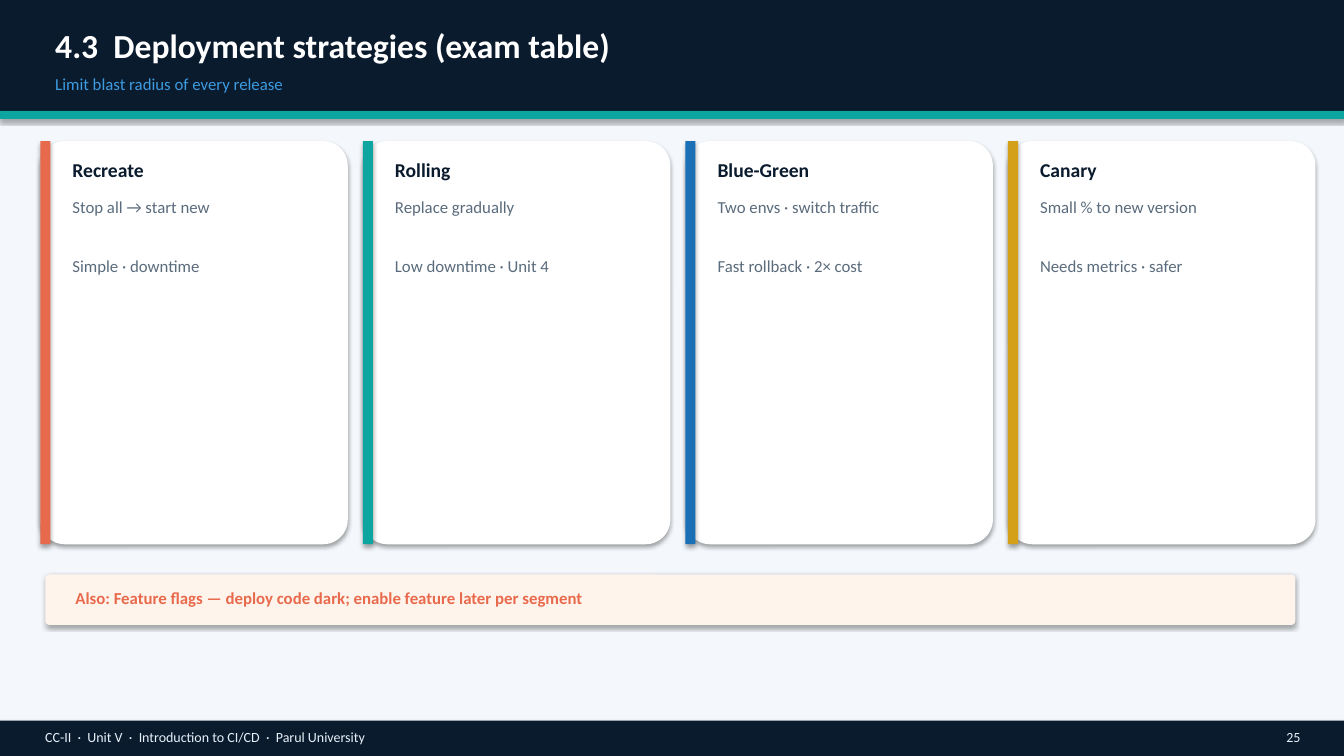
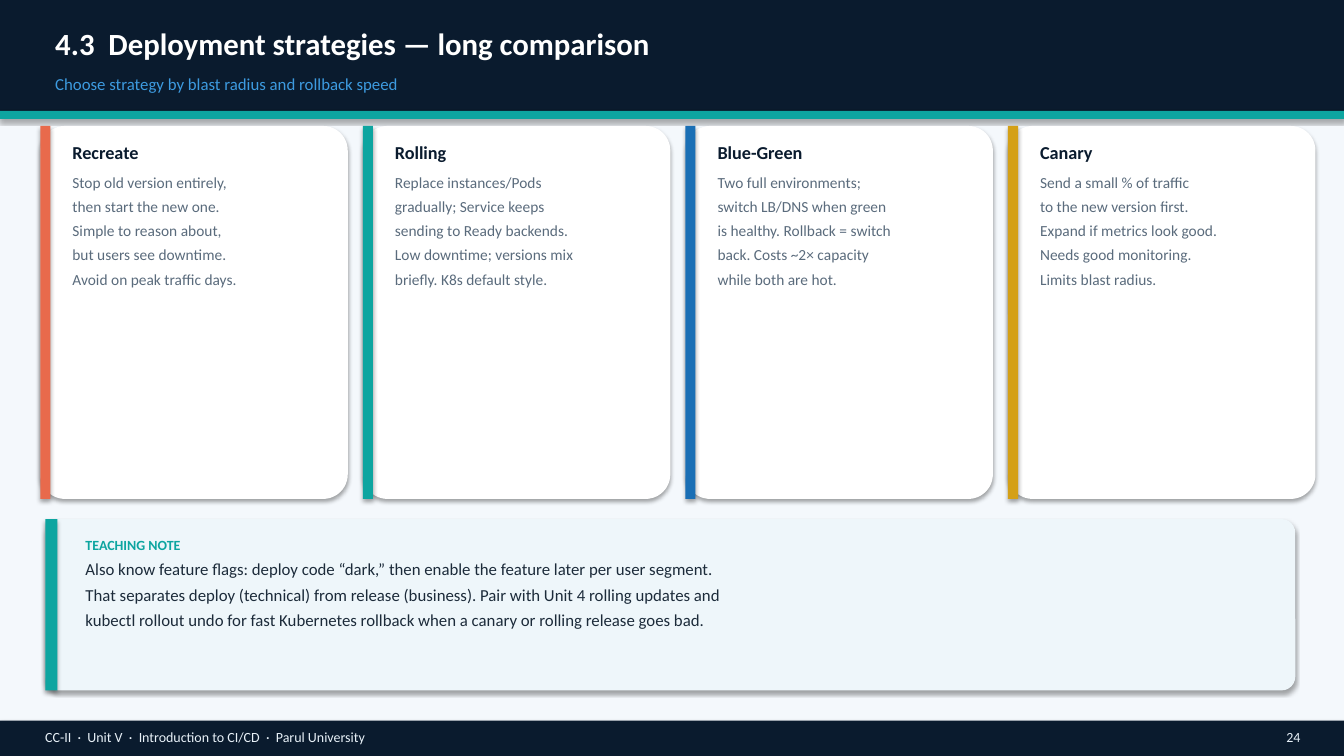
Before and after one commit to professorbhakta/cloud-II, a slide deck: slide 24 of ppt/CC-II-Unit-V-Introduction-to-CI-CD.pptx (slide 25 before the commit). Drawn at 1344x756 pixels with LibreOffice and Linux fonts; fonts in the diff are those of the drawing. Boxes give left, top, right and bottom in pixels: in the first picture for what was removed or moved away, otherwise in the second. Text is boxed around its words. In the diff, an @@ line names an element or a change of style, - is before the commit and + after.

```diff
--- a/ppt/CC-II-Unit-V-Introduction-to-CI-CD.pptx
+++ b/ppt/CC-II-Unit-V-Introduction-to-CI-CD.pptx
@@ text at bbox=[55, 33, 650, 61]: text changed; size 24 to 22 pt @@
-4.3 Deployment strategies (exam table)
+4.3 Deployment strategies — long comparison
@@ text at bbox=[55, 78, 398, 93]: text changed @@
-Limit blast radius of every release
+Choose strategy by blast radius and rollback speed
@@ rounded rectangle: place and size @@
-rounded rectangle at bbox=[40, 141, 348, 544]
+rounded rectangle at bbox=[40, 126, 348, 499]
@@ rectangle: place and size @@
-rectangle at bbox=[40, 141, 50, 544]
+rectangle at bbox=[40, 126, 50, 499]
@@ text "Recreate": place and size @@
-text "Recreate" at bbox=[72, 164, 143, 177]
+text "Recreate" at bbox=[72, 147, 138, 159]
@@ rounded rectangle: place and size @@
-rounded rectangle at bbox=[363, 141, 670, 544]
+rounded rectangle at bbox=[363, 126, 670, 499]
@@ rectangle: place and size @@
-rectangle at bbox=[363, 141, 373, 544]
+rectangle at bbox=[363, 126, 373, 499]
@@ text "Rolling": place and size @@
-text "Rolling" at bbox=[395, 163, 451, 181]
+text "Rolling" at bbox=[395, 146, 446, 162]
@@ rounded rectangle: place and size @@
-rounded rectangle at bbox=[686, 141, 993, 544]
+rounded rectangle at bbox=[686, 126, 993, 499]
@@ rectangle: place and size @@
-rectangle at bbox=[686, 141, 696, 544]
+rectangle at bbox=[686, 126, 696, 499]
@@ text "Blue-Green": place and size @@
-text "Blue-Green" at bbox=[718, 163, 810, 177]
+text "Blue-Green" at bbox=[718, 146, 803, 159]
@@ rounded rectangle: place and size @@
-rounded rectangle at bbox=[1008, 141, 1316, 544]
+rounded rectangle at bbox=[1008, 126, 1316, 499]
@@ rectangle: place and size @@
-rectangle at bbox=[1008, 141, 1018, 544]
+rectangle at bbox=[1008, 126, 1018, 499]
@@ size 14 to 13 pt; more space between paragraphs in 4 elements at bbox=[72, 147, 138, 159], bbox=[395, 146, 446, 162], bbox=[718, 146, 803, 159], bbox=[1040, 147, 1092, 162] @@
@@ text "Canary": place and size @@
-text "Canary" at bbox=[1040, 164, 1097, 180]
+text "Canary" at bbox=[1040, 147, 1092, 162]
@@ text at bbox=[72, 177, 237, 288]: text changed; size 12 to 11 pt @@
-Stop all → start new
-Simple · downtime
+Stop old version entirely,
+then start the new one.
+Simple to reason about,
+but users see downtime.
+Avoid on peak traffic days.
@@ text at bbox=[395, 177, 573, 288]: text changed; size 12 to 11 pt @@
-Replace gradually
-Low downtime · Unit 4
+Replace instances/Pods
+gradually; Service keeps
+sending to Ready backends.
+Low downtime; versions mix
+briefly. K8s default style.
@@ text at bbox=[718, 177, 891, 285]: text changed; size 12 to 11 pt @@
-Two envs · switch traffic
-Fast rollback · 2× cost
+Two full environments;
+switch LB/DNS when green
+is healthy. Rollback = switch
+back. Costs ~2× capacity
+while both are hot.
@@ text at bbox=[1040, 177, 1217, 285]: text changed; size 12 to 11 pt @@
-Small % to new version
-Needs metrics · safer
+Send a small % of traffic
+to the new version first.
+Expand if metrics look good.
+Needs good monitoring.
+Limits blast radius.
@@ rounded rectangle: place and size @@
-rounded rectangle at bbox=[45, 575, 1296, 625]
+rounded rectangle at bbox=[45, 519, 1296, 691]
@@ rounded rectangle at bbox=[45, 519, 1296, 691]: fill #FFF4EC to #EEF6FA @@
@@ rectangle added at bbox=[45, 519, 57, 691], fill #0DA5A0 @@
@@ text at bbox=[85, 541, 720, 629]: text changed; text colour #E86A4C to #1C2B3A; bold off @@
-Also: Feature flags — deploy code dark; enable feature later per segment
+TEACHING NOTE
+Also know feature flags: deploy code “dark,” then enable the feature later per user segment.
+That separates deploy (technical) from release (business). Pair with Unit 4 rolling updates and
+kubectl rollout undo for fast Kubernetes rollback when a canary or rolling release goes bad.
@@ text at bbox=[1286, 733, 1300, 742]: text changed @@
-25
+24
```
Also in this commit, not shown: 34 other slides changed, 2 slides added, 2 slides removed, 1 other file.
